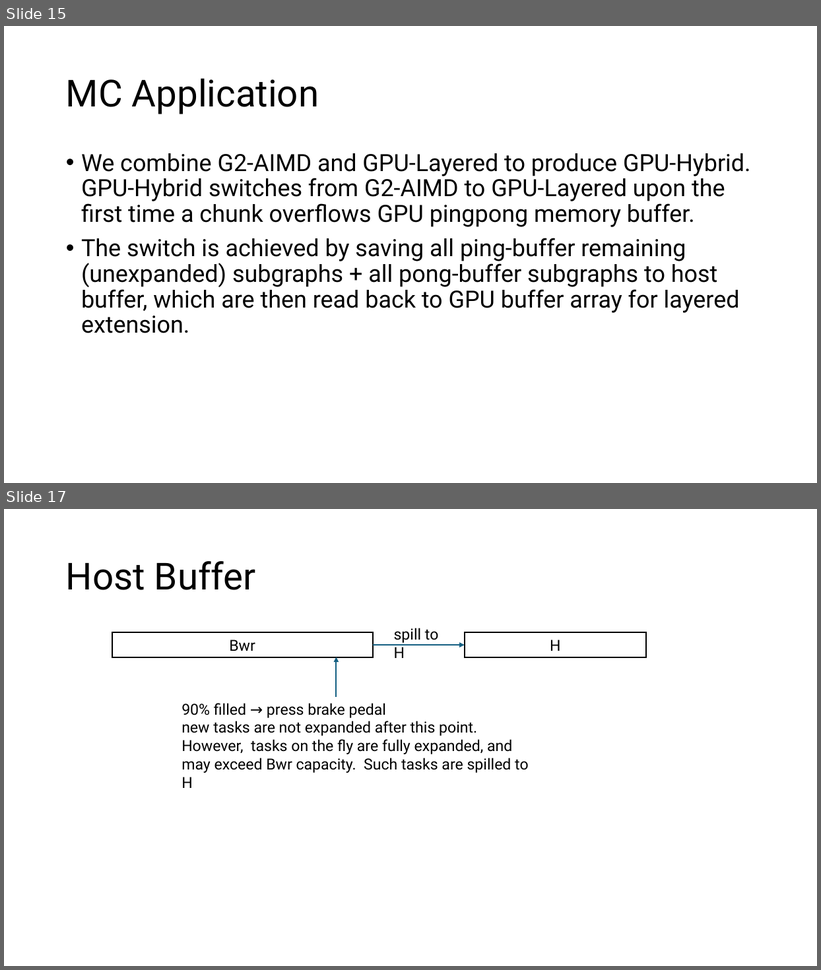
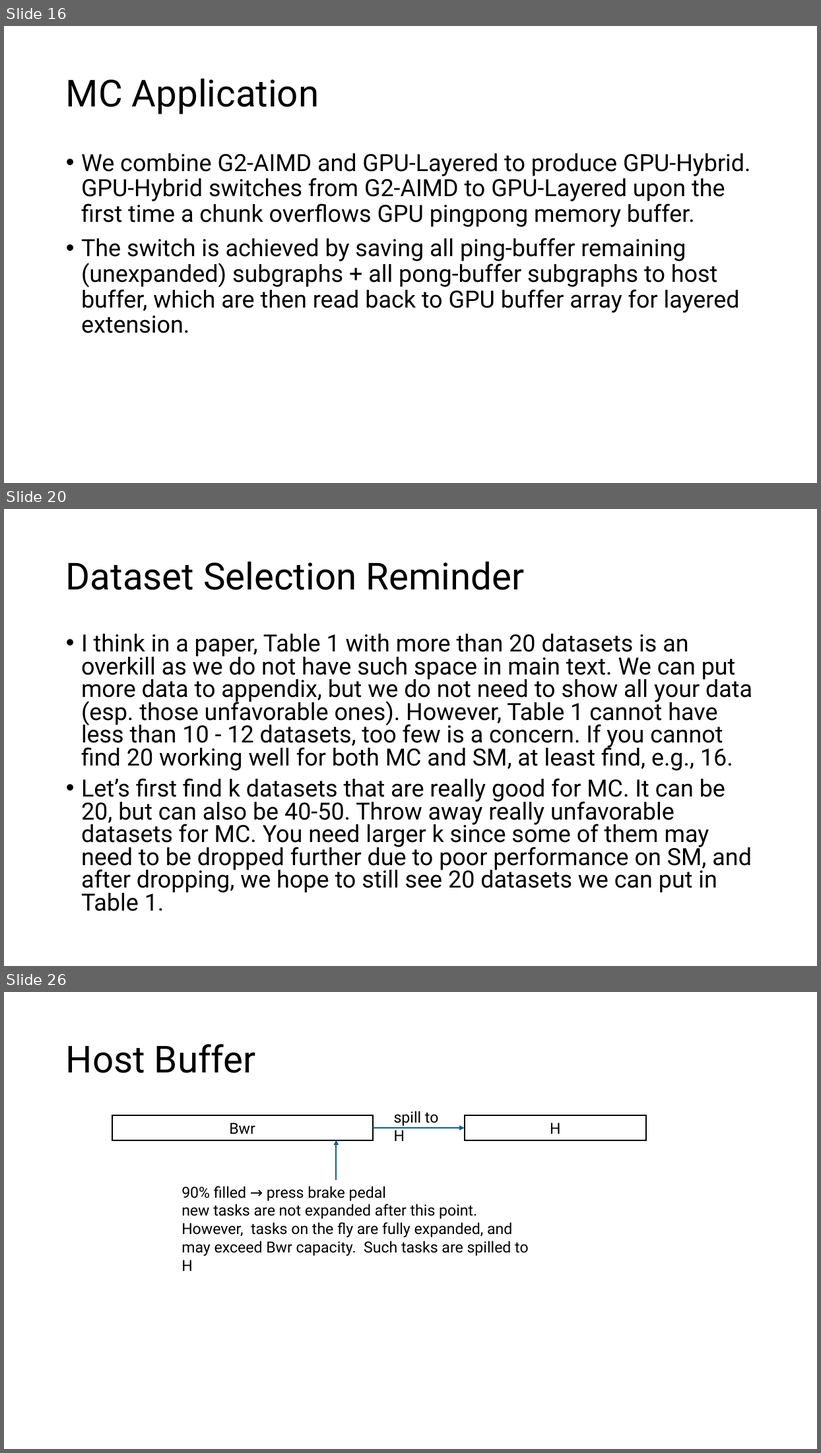
Before and after one commit to akhlaqueak/G-ThinkerCG, a slide deck: revision.pptx. Shown one above the other, each under a label of ours: slides 15 and 17 before the commit, slides 16, 20 and 26 after it; the slides between them are not shown. The pictures are 821x970 and 821x1453 pixels, drawn with LibreOffice and Linux fonts; fonts in the diff are those of the drawing. Boxes give left, top, right and bottom in pixels: in the first picture for what was removed or moved away, otherwise in the second. Text is boxed around its words. In the diff, an @@ line names an element or a change of style, - is before the commit and + after.

```diff
--- a/revision.pptx
+++ b/revision.pptx
@@ slide 20 added at bbox=[4, 509, 817, 966], background #FFFFFF @@
@@ title added at bbox=[66, 561, 524, 590], 44 pt, text #000000 @@
+Dataset Selection Reminder
@@ text added at bbox=[81, 634, 752, 912], 28 pt, text #000000 @@
+• I think in a paper, Table 1 with more than 20 datasets is an overkill as we do not have such space in main text. We can put more data to appendix, but we do not need to show all your data (esp. those unfavorable ones). However, Table 1 cannot have less than 10 - 12 datasets, too few is a concern. If you cannot find 20 working well for both MC and SM, at least find, e.g., 16.
+• Let’s first find k datasets that are really good for MC. It can be 20, but can also be 40-50. Throw away really unfavorable datasets for MC. You need larger k since some of them may need to be dropped further due to poor performance on SM, and after dropping, we hope to still see 20 datasets we can put in Table 1.
@@ what was slide 15 is now slide 16 @@
@@ what was slide 17 is now slide 26 @@
```
Also in this commit, not shown: 1 slide changed, 9 other slides added, 21 other files.
